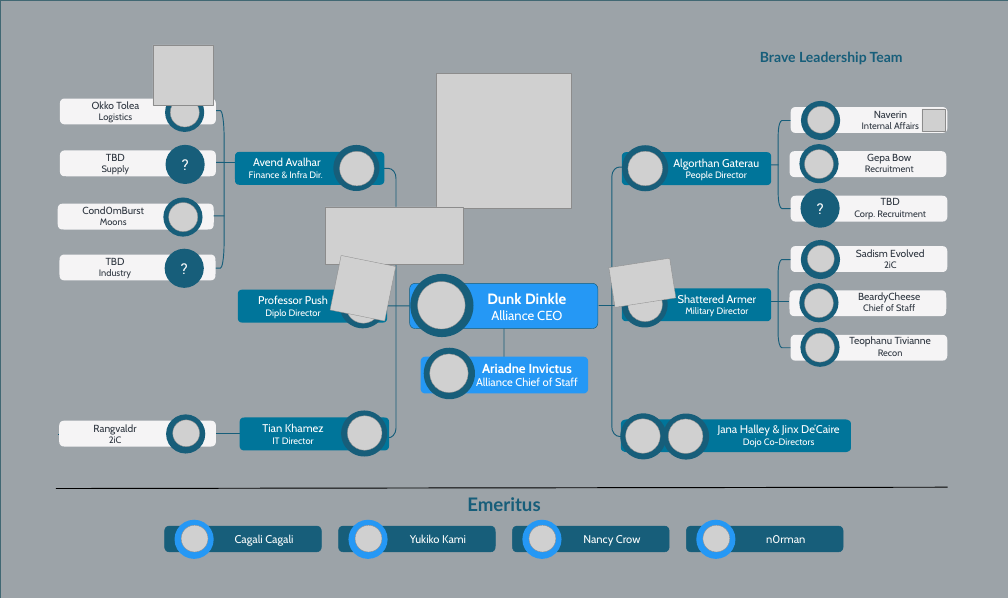
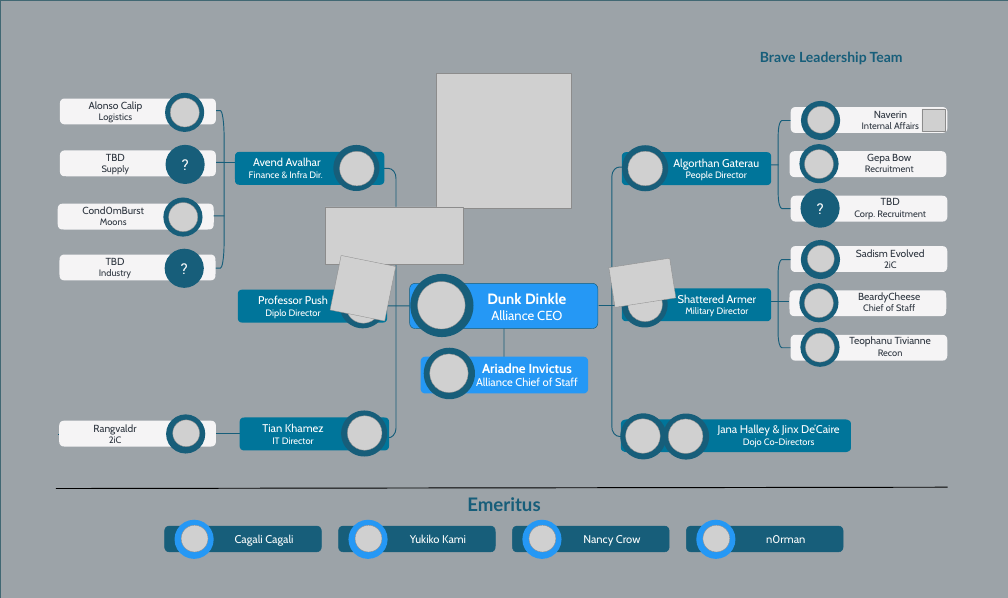
Before and after one commit to bravecollective/wiki-files, a slide deck: slide 1 of images/alliance-leadership/Brave-Leadership 2.pptx. Drawn at 1008x598 pixels with LibreOffice and Linux fonts; fonts in the diff are those of the drawing; grey boxes stand for pictures. Boxes give left, top, right and bottom in pixels: in the first picture for what was removed or moved away, otherwise in the second. Text is boxed around its words. In the diff, an @@ line names an element or a change of style, - is before the commit and + after.

```diff
--- a/images/alliance-leadership/Brave-Leadership 2.pptx
+++ b/images/alliance-leadership/Brave-Leadership 2.pptx
@@ picture removed at [153, 45, 213, 106] @@
@@ text at [89, 101, 143, 111]: text changed @@
-Okko Tolea
+Alonso Calip
```
Also in this commit, not shown: 3 other files.
